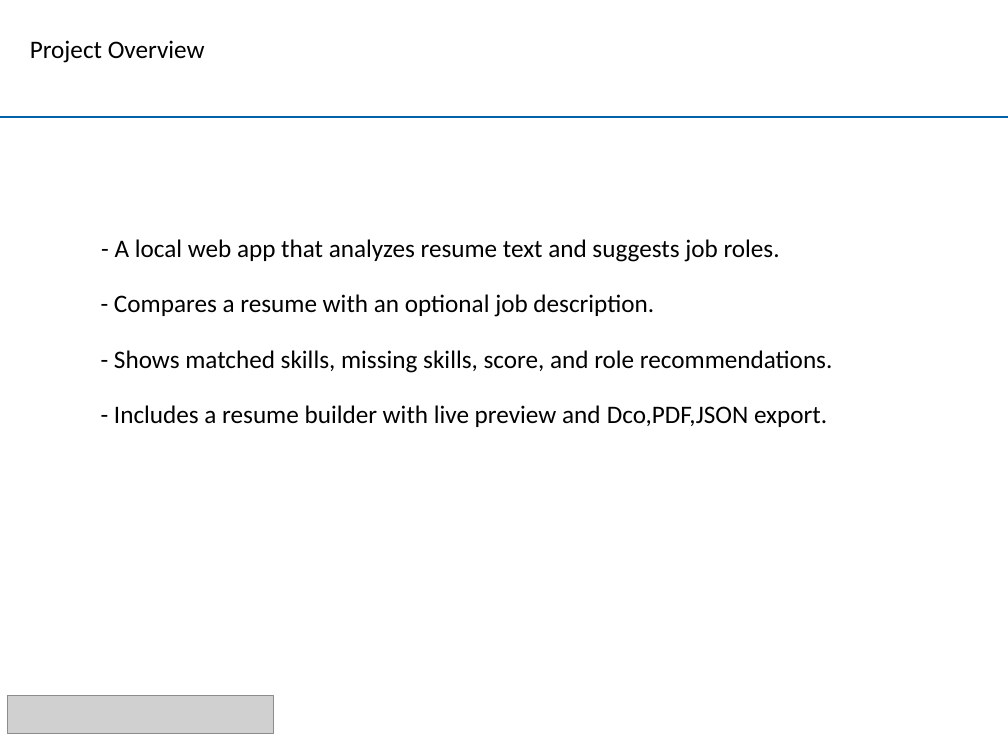
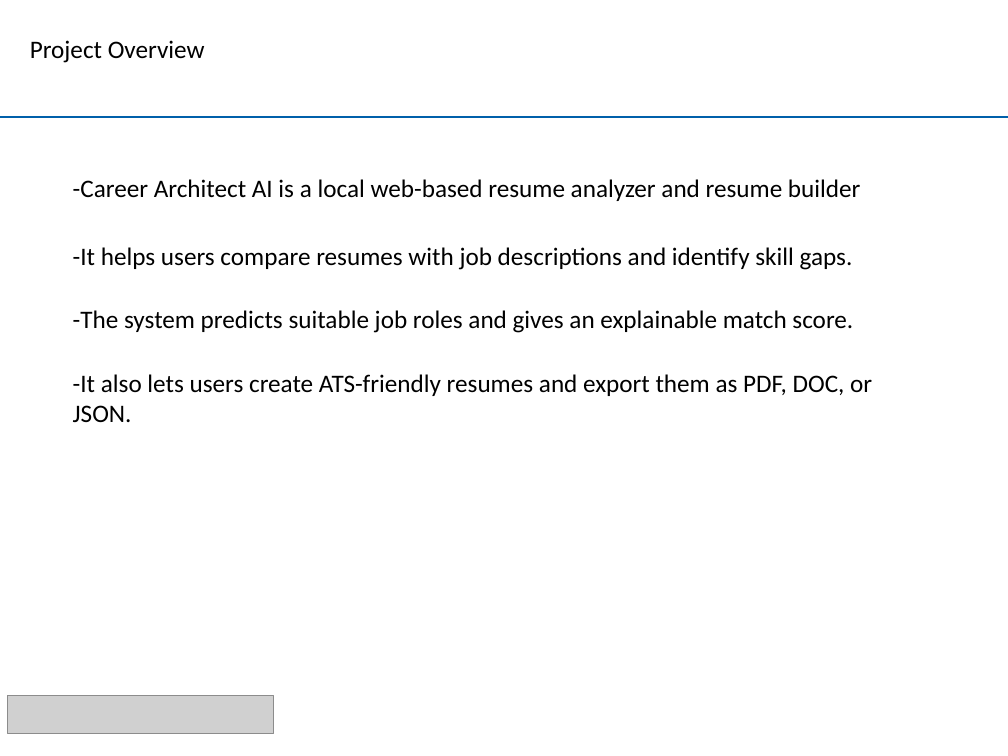
Before and after one commit to arnav199/Bootcamp-project, a slide deck: slide 3 of Career_Architect_AI_Bootcamp_Presentation.pptx. Drawn at 1008x756 pixels with LibreOffice and Linux fonts; fonts in the diff are those of the drawing; grey boxes stand for pictures; background and template pictures are left out. Boxes give left, top, right and bottom in pixels: in the first picture for what was removed or moved away, otherwise in the second. Text is boxed around its words. In the diff, an @@ line names an element or a change of style, - is before the commit and + after.

```diff
--- a/Career_Architect_AI_Bootcamp_Presentation.pptx
+++ b/Career_Architect_AI_Bootcamp_Presentation.pptx
@@ text at (73, 179, 860, 201): text changed @@
-- A local web app that analyzes resume text and suggests job roles.
+-Career Architect AI is a local web-based resume analyzer and resume builder
@@ text added at (73, 247, 853, 270), 18 pt, text #000000 @@
+-It helps users compare resumes with job descriptions and identify skill gaps.
@@ text removed at (114, 294, 654, 317) @@
-- Compares a resume with an optional job description.
@@ text added at (73, 310, 853, 333), 18 pt, text #000000 @@
+-The system predicts suitable job roles and gives an explainable match score.
@@ text removed at (114, 350, 833, 373) @@
-- Shows matched skills, missing skills, score, and role recommendations.
@@ text added at (73, 374, 872, 422), 18 pt, text #000000 @@
+-It also lets users create ATS-friendly resumes and export them as PDF, DOC, or JSON.
@@ text removed at (114, 405, 827, 427) @@
-- Includes a resume builder with live preview and Dco,PDF,JSON export.
```
Also in this commit, not shown: 4 other slides changed, 1 slide added, 1 slide removed, 2 other files.
